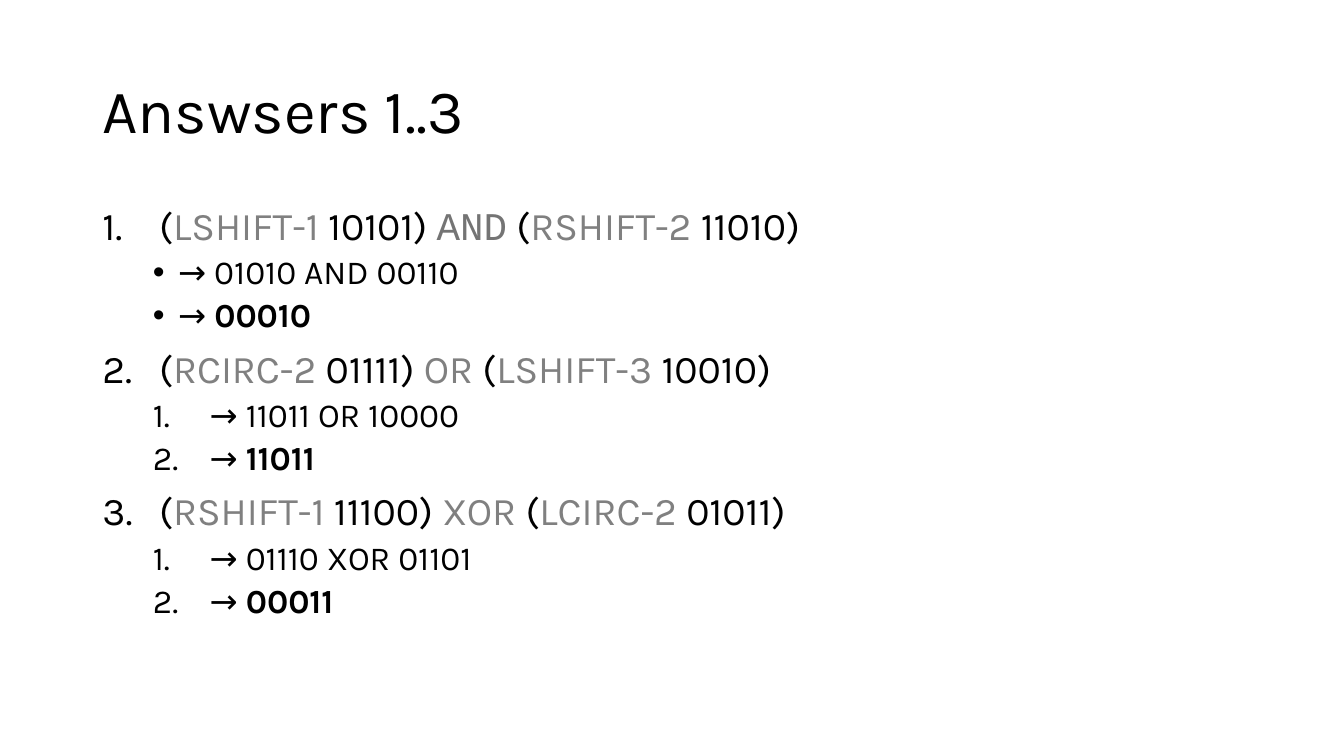
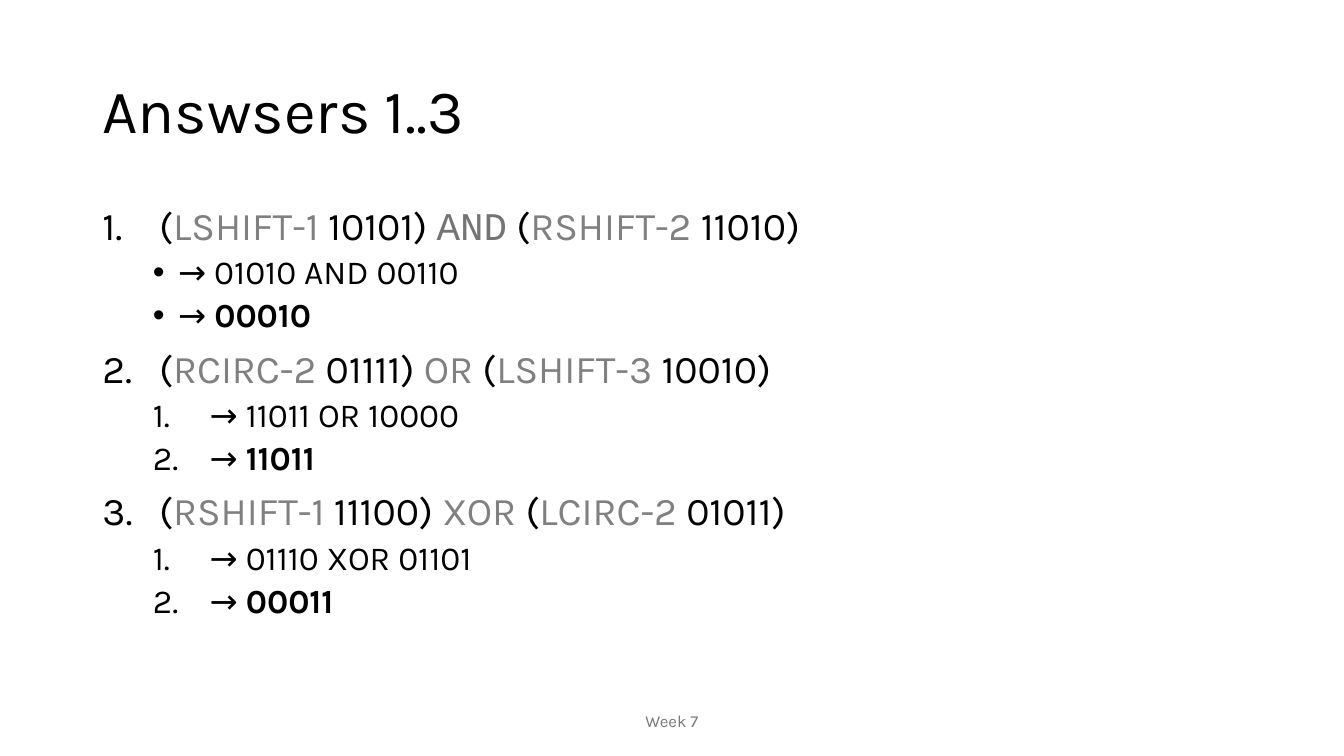
Before and after one commit to MoklaEducation/ems_winter_2025_acsl101, a slide deck: slide 53 of all/ExploringCSConceptsViaACSLCompetitions_all.pptx. Drawn at 1344x756 pixels with LibreOffice and Linux fonts; fonts in the diff are those of the drawing. Boxes give left, top, right and bottom in pixels: in the first picture for what was removed or moved away, otherwise in the second. Text is boxed around its words. In the diff, an @@ line names an element or a change of style, - is before the commit and + after.

```diff
--- a/all/ExploringCSConceptsViaACSLCompetitions_all.pptx
+++ b/all/ExploringCSConceptsViaACSLCompetitions_all.pptx
@@ text added at box(645, 715, 698, 727), 12 pt, text #797979 @@
+Week 7
```
Also in this commit, not shown: 3 other slides changed, 4 other files.
